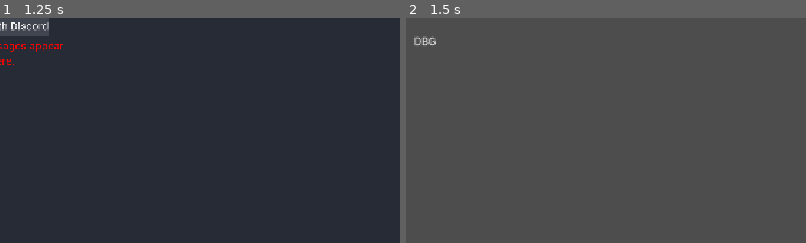
Above: before the commit, frames 1-2 (left to right).
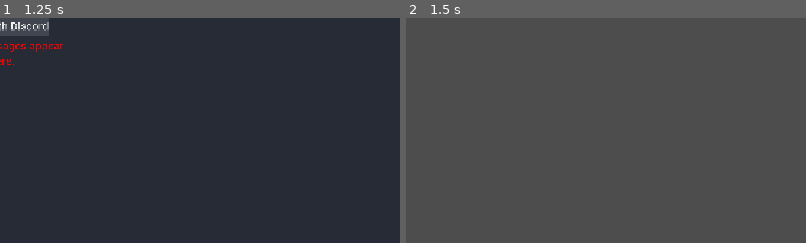
Above: after the commit, the same moments.

Repository: OoriData/DF_Godot
Game: Godot game, scene res://Scenes/GameRoot.tscn
The game is run twice, just before and just after one commit, with the same random seed, the same clock (stepped at 60 frames per second) and the same inputs.
Inputs (mouse positions are % of the whole screen's width and height, from its top left):
- Up to frame 1 (1.25 s): click (50, 41) at 0.52 s; type "Alex" at 0.6 s
- Up to frame 2 (1.5 s): click "Login" at 1.25 s
The pictures show only the part of the screen within x 50-100%, y 50-100%; the shares and areas given below are measured in that part.

Frame 1 is identical in both runs. In frame 2, 0.1% of the frame differs, in the area x 2-8%, y 8-12%.

Commit message:
debug marker removed

Diff:
--- a/Scripts/System/main.gd
+++ b/Scripts/System/main.gd
@@ -64,14 +64,6 @@
 		elif map_camera.has_method('set_current'):
 			map_camera.set_current(true)
 		print('[Main] Camera current state after init: ', map_camera.has_method('is_current') and map_camera.is_current())
-	# Add a debug label so we know something renders at 0,0
-	if is_instance_valid(sub_viewport) and sub_viewport.get_node_or_null('DebugMarker') == null:
-		var dbg := Label.new()
-		dbg.name = 'DebugMarker'
-		dbg.text = 'DBG'
-		dbg.position = Vector2(8,8)
-		sub_viewport.add_child(dbg)
-		print('[Main] Added DebugMarker label to SubViewport.')
 	# Force tilemap visible
 	if is_instance_valid(terrain_tilemap):
 		terrain_tilemap.visible = true
